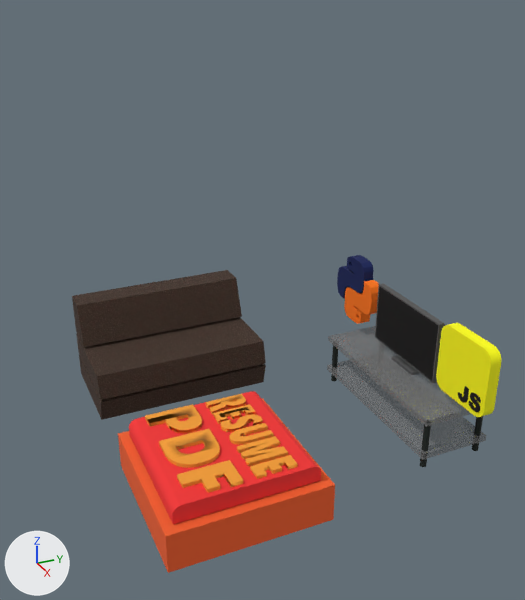
What one commit did to the COLLADA model models/maxtower_02.dae.
Rendered twice from a 50 mm camera at (6.39, -0.75, 6.76) aimed at (1.64, 1.39, 4.38). Lighting does not change. The marker at lower left points along +X, +Y and +Z. Where no turn or scale is listed for an object, it has been applied to the vertices.

In view in the first picture: 'PDF_1', 'RESUME_3', 'group_11', 'group_12', 'group_14', 'group_19', 'group_4', 'group_6', 'group_7', 'group_8', 'group_9', 'skp824D'.
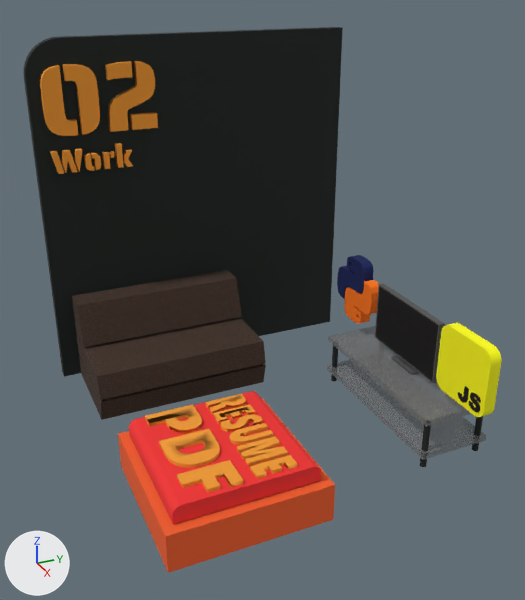
Changed parts and their boxes [x1, y1, x2, y2] in the pictures (525 x 600 px):
'group_21', added (black)
    after: [23, 27, 343, 376]
'_02', added
    after: [40, 61, 158, 136]
'Work_1', added
    after: [50, 143, 133, 174]

The change, as a list of edits to the scene's bpy script:
```text
Add me_group_21:
    me_group_21.from_pydata(...)  # 32 vertices, 60 faces; spans x 0.0..0.1, y 0.0..2.9, z 0.0..3.05
    me_group_21.materials.append(mat_noon1)  # black #17201c
Add me_work_1:
    me_work_1.from_pydata(...)  # 188 vertices, 340 faces; spans x 0.0..0.051, y 0.003..0.688, z 0.0..0.202
    me_work_1.materials.append(mat_noon_3)  # orange #f29b30
Add me_02:
    me_02.from_pydata(...)  # 170 vertices, 320 faces; spans x 0.0..0.051, y 0.038..0.987, z 0.0..0.567
    me_02.materials.append(mat_noon_3)  # orange #f29b30
Add ob_group_21:
    ob_group_21 = bpy.data.objects.new('group_21', me_group_21)
    ob_group_21.location = (0.0, 0.0, 3.2)
Add ob_work_1:
    ob_work_1 = bpy.data.objects.new('Work_1', me_work_1)
    ob_work_1.location = (0.152, 0.11, 5.178)
Add ob_02:
    ob_02 = bpy.data.objects.new('_02', me_02)
    ob_02.location = (0.102, 0.066, 5.476)
```
